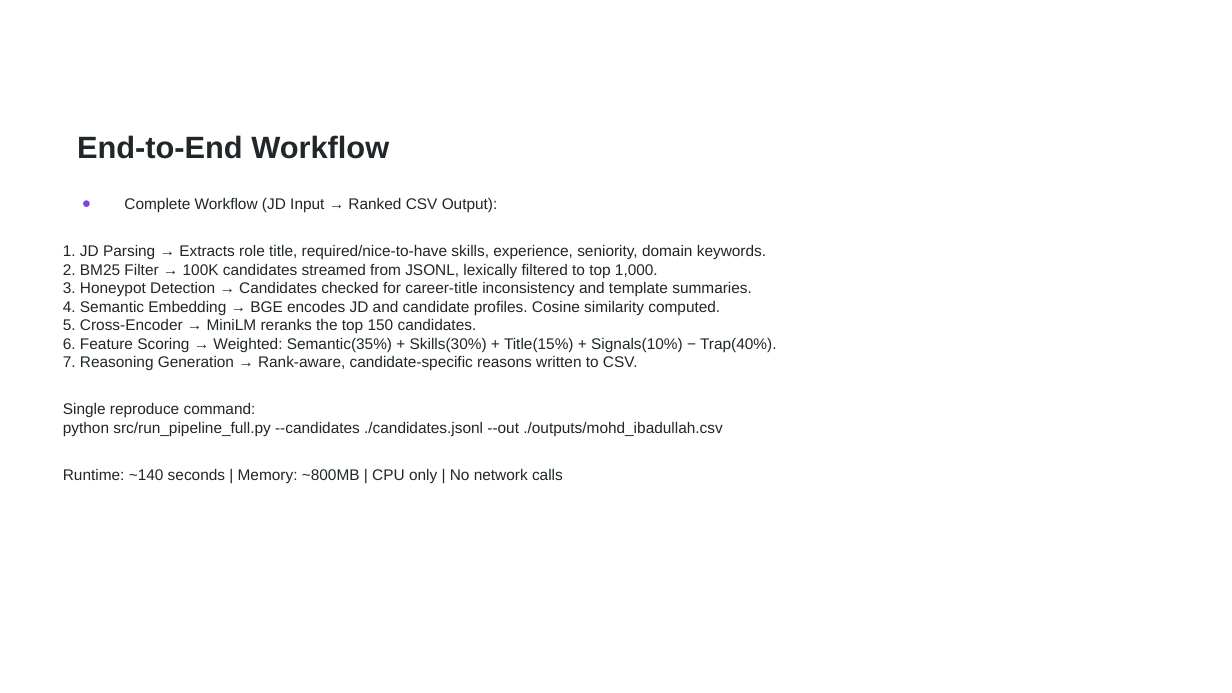
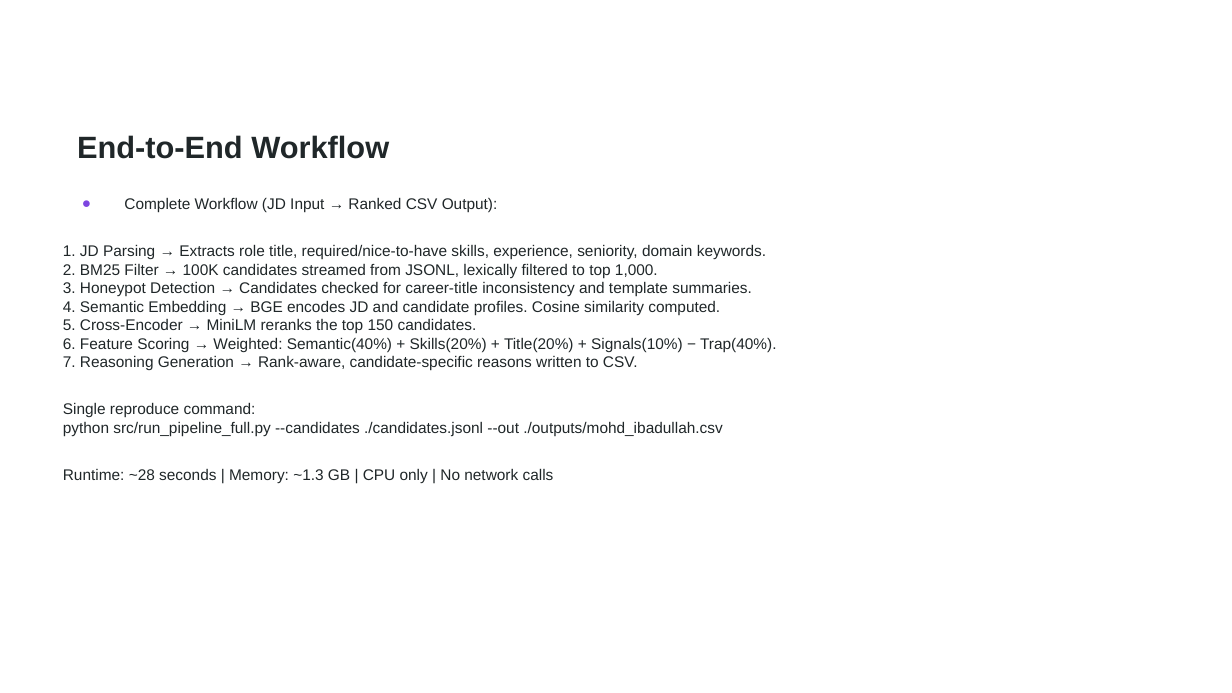
Before and after one commit to mohd-ibadullah/TalentLensAI, a slide deck: slide 6 of TalentLensAI_Submission.pptx. Drawn at 1232x693 pixels with LibreOffice and Linux fonts; fonts in the diff are those of the drawing; background and template pictures are left out. Boxes give left, top, right and bottom in pixels: in the first picture for what was removed or moved away, otherwise in the second. Text is boxed around its words. In the diff, an @@ line names an element or a change of style, - is before the commit and + after.

```diff
--- a/TalentLensAI_Submission.pptx
+++ b/TalentLensAI_Submission.pptx
@@ text at box(63, 337, 776, 352): text changed @@
-6. Feature Scoring → Weighted: Semantic(35%) + Skills(30%) + Title(15%) + Signals(10%) − Trap(40%).
+6. Feature Scoring → Weighted: Semantic(40%) + Skills(20%) + Title(20%) + Signals(10%) − Trap(40%).
@@ text at box(63, 468, 554, 483): text changed @@
-Runtime: ~140 seconds | Memory: ~800MB | CPU only | No network calls
+Runtime: ~28 seconds | Memory: ~1.3 GB | CPU only | No network calls
```
Also in this commit, not shown: 3 other slides changed, 1 other file.
